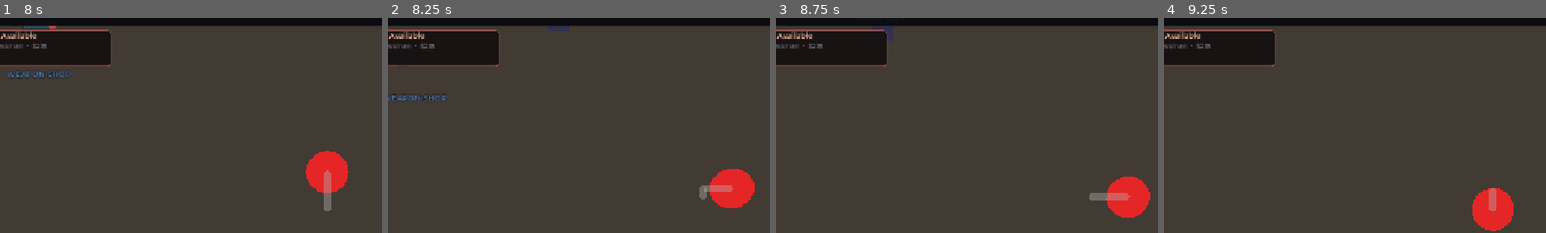
Above: before the commit, frames 1-4 (left to right).
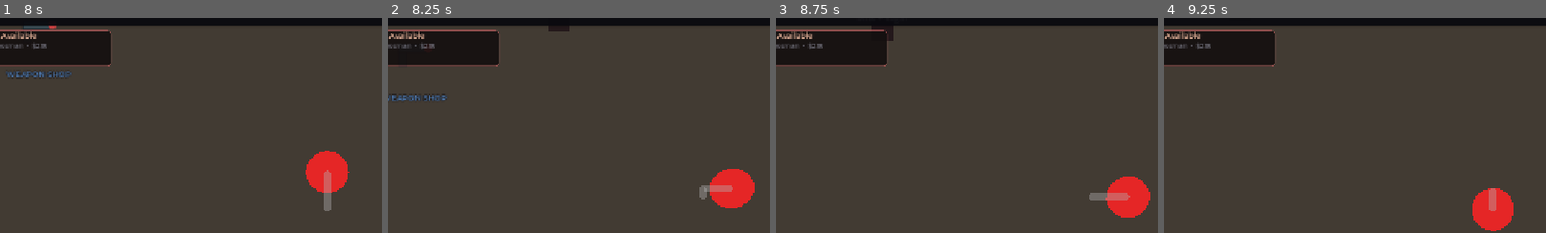
Above: after the commit, the same moments.

Repository: coyote321/BobaGame
Game: Godot game, scene res://Scenes/MainMenu.tscn
Two runs of this game, one before a commit and one after it. Both use one fixed random seed, a clock stepped at 60 frames per second and the inputs below. Sound files missing from this copy of the repository are replaced by a short silence.
Inputs (mouse positions are % of the whole screen's width and height, from its top left):
- Up to frame 1 (8 s): click "PLAY" at 0.5 s; tap Enter at 1.25 s; move the mouse to (72, 45) at 1.27 s; hold D (move_right) 1.28-2.03 s; tap G (ability) at 1.35 s; click (72, 45) at 1.42 s; move the mouse to (30, 55) at 2.02 s; hold S (move_down) 2.03-2.78 s; right-click (30, 55) at 2.1 s; move the mouse to (60, 28) at 2.77 s; hold D (move_right) 2.78-3.53 s; hold Ctrl (crouch) 2.78-3.53 s; move the mouse to (45, 70) at 3.52 s; hold W (move_up) 3.53-4.28 s; tap E (interact) at 3.6 s; click (45, 70) at 3.67 s; move the mouse to (80, 65) at 4.27 s; hold Shift (sprint) 4.28-5.03 s; hold A (move_left) 4.28-5.78 s; move the mouse to (20, 35) at 5.02 s; tap 1 (weapon_1) at 5.1 s; move the mouse to (55, 50) at 5.77 s; hold S (move_down) 5.78-6.53 s; tap 2 (weapon_2) at 5.85 s; click (55, 50) at 5.92 s; move the mouse to (35, 25) at 6.52 s; hold D (move_right) 6.53-7.28 s; tap 3 (weapon_3) at 6.6 s; move the mouse to (72, 45) at 7.27 s; hold W (move_up) from 7.28 s (still down); tap B at 7.35 s
- Up to frame 2 (8.25 s): move the mouse to (30, 55) at 8.02 s; release W (move_up) at 8.03 s; hold D (move_right) from 8.03 s (still down); tap G (ability) at 8.1 s; click (30, 55) at 8.17 s
- Up to frame 3 (8.75 s): keep holding D (move_right)
- Up to frame 4 (9.25 s): move the mouse to (60, 28) at 8.77 s; release D (move_right) at 8.78 s; hold S (move_down) from 8.78 s (still down); hold Right mouse button (aim) from 8.78 s (still down)
The pictures show only the part of the screen within x 7-57%, y 8-58%; the shares and areas given below are measured in that part.

Frame 1 is identical in both runs. In frame 2, 0.1% of the frame differs, in the area x 42-48%, y 3-7%; in frame 3, 0.2%, in the area x 25-31%, y 3-11%; in frame 4, less than 0.1%.

Commit message:
added 3 levels

Diff:
--- /dev/null
+++ b/Scenes/EnemyElite.tscn
@@ -0,0 +1,30 @@
+[gd_scene load_steps=4 format=3 uid="uid://enemy_elite_123"]
+
+[ext_resource type="Script" path="res://Scripts/EnemyEliteAI.gd" id="1_script"]
+[ext_resource type="PackedScene" path="res://Scenes/HealthBar.tscn" id="3_healthbar"]
+
+[sub_resource type="CircleShape2D" id="CircleShape2D_enemy"]
+radius = 28.0
+
+[node name="EnemyElite" type="CharacterBody2D"]
+collision_layer = 4
+collision_mask = 7
+script = ExtResource("1_script")
+
+[node name="Body" type="ColorRect" parent="."]
+offset_left = -23.0
+offset_top = -23.0
+offset_right = 23.0
+offset_bottom = 23.0
+color = Color(0.85, 0.18, 0.18, 1)
+
+[node name="CollisionShape2D" type="CollisionShape2D" parent="."]
+shape = SubResource("CircleShape2D_enemy")
+
+[node name="HealthBar" parent="." instance=ExtResource("3_healthbar")]
+offset_left = -28.0
+offset_top = -48.0
+offset_right = 28.0
+offset_bottom = -38.0
+max_value = 120.0
+value = 120.0
--- /dev/null
+++ b/Scenes/MissionScene2.tscn
@@ -0,0 +1,112 @@
+[gd_scene load_steps=10 format=3 uid="uid://mission2_456"]
+
+[ext_resource type="Script" uid="uid://bx34agcu58124" path="res://Scripts/MissionManager.gd" id="1_manager"]
+[ext_resource type="PackedScene" uid="uid://player123" path="res://Scenes/Player.tscn" id="2_player"]
+[ext_resource type="PackedScene" uid="uid://enemy123" path="res://Scenes/Enemy.tscn" id="3_enemy"]
+[ext_resource type="PackedScene" uid="uid://wall123" path="res://Scenes/Wall.tscn" id="4_wall"]
+[ext_resource type="PackedScene" uid="uid://by8ejuwjj3axa" path="res://Scenes/Enemy2.tscn" id="5_enemy2"]
+[ext_resource type="PackedScene" uid="uid://c8ungd4jd7yww" path="res://Scenes/HUD.tscn" id="6_hud"]
+[ext_resource type="PackedScene" path="res://Scenes/BobaHealingPotion.tscn" id="7_boba_heal"]
+[ext_resource type="PackedScene" path="res://Scenes/FlamethrowerPickup.tscn" id="8_flame"]
+[ext_resource type="PackedScene" uid="uid://enemy_elite_123" path="res://Scenes/EnemyElite.tscn" id="9_elite"]
+
+[node name="MissionScene2" type="Node2D"]
+script = ExtResource("1_manager")
+
+[node name="Background" type="CanvasLayer" parent="."]
+layer = -1
+
+[node name="ColorRect" type="ColorRect" parent="Background"]
+anchors_preset = 15
+anchor_right = 1.0
+anchor_bottom = 1.0
+color = Color(0.35, 0.32, 0.38, 1)
+
+[node name="Player" parent="." instance=ExtResource("2_player")]
+position = Vector2(200, 600)
+
+[node name="Enemies" type="Node2D" parent="."]
+
+[node name="Grunt1" parent="Enemies" instance=ExtResource("3_enemy")]
+position = Vector2(600, 150)
+
+[node name="Grunt2" parent="Enemies" instance=ExtResource("3_enemy")]
+position = Vector2(900, 300)
+
+[node name="Grunt3" parent="Enemies" instance=ExtResource("3_enemy")]
+position = Vector2(350, 400)
+
+[node name="Grunt4" parent="Enemies" instance=ExtResource("3_enemy")]
+position = Vector2(1100, 550)
+
+[node name="Elite1" parent="Enemies" instance=ExtResource("9_elite")]
+position = Vector2(750, 450)
+
+[node name="Elite2" parent="Enemies" instance=ExtResource("9_elite")]
+position = Vector2(500, 250)
+
+[node name="Elite3" parent="Enemies" instance=ExtResource("9_elite")]
+position = Vector2(1000, 150)
+
+[node name="Tank1" parent="Enemies" instance=ExtResource("5_enemy2")]
+position = Vector2(300, 150)
+
+[node name="Tank2" parent="Enemies" instance=ExtResource("5_enemy2")]
+position = Vector2(1050, 400)
+
+[node name="MiniBoss" parent="Enemies" instance=ExtResource("5_enemy2")]
+position = Vector2(900, 600)
+scale = Vector2(1.4, 1.4)
+
+[node name="Walls" type="Node2D" parent="."]
+
+[node name="WallTop" parent="Walls" instance=ExtResource("4_wall")]
+position = Vector2(640, 20)
+scale = Vector2(22, 1)
+
+[node name="WallBottom" parent="Walls" instance=ExtResource("4_wall")]
+position = Vector2(640, 780)
+scale = Vector2(22, 1)
+
+[node name="WallLeft" parent="Walls" instance=ExtResource("4_wall")]
+position = Vector2(20, 400)
+scale = Vector2(1, 13)
+
+[node name="WallRight" parent="Walls" instance=ExtResource("4_wall")]
+position = Vector2(1260, 400)
+scale = Vector2(1, 13)
+
+[node name="CoverA" parent="Walls" instance=ExtResource("4_wall")]
+position = Vector2(400, 200)
+scale = Vector2(2, 3)
+
+[node name="CoverB" parent="Walls" instance=ExtResource("4_wall")]
+position = Vector2(700, 350)
+scale = Vector2(1, 4)
+
+[node name="CoverC" parent="Walls" instance=ExtResource("4_wall")]
+position = Vector2(550, 550)
+scale = Vector2(3, 1)
+
+[node name="CoverD" parent="Walls" instance=ExtResource("4_wall")]
+position = Vector2(950, 250)
+scale = Vector2(1, 3)
+
+[node name="CoverE" parent="Walls" instance=ExtResource("4_wall")]
+position = Vector2(250, 500)
+scale = Vector2(2, 1)
+
+[node name="CoverF" parent="Walls" instance=ExtResource("4_wall")]
+position = Vector2(1100, 650)
+scale = Vector2(2, 2)
+
+[node name="HUD" parent="." instance=ExtResource("6_hud")]
+
+[node name="BobaHeal1" parent="." instance=ExtResource("7_boba_heal")]
+position = Vector2(150, 350)
+
+[node name="BobaHeal2" parent="." instance=ExtResource("7_boba_heal")]
+position = Vector2(800, 700)
+
+[node name="FlamethrowerPickup" parent="." instance=ExtResource("8_flame")]
+position = Vector2(640, 500)
--- a/Scripts/Customer.gd
+++ b/Scripts/Customer.gd
@@ -18,7 +18,21 @@
 
 func _ready():
 	if is_secret_agent:
-		body_sprite.color = Color(0.2, 0.2, 0.3)
+		body_sprite.color = Color(0.15, 0.12, 0.2)
+		# Add a pulsing gold outline effect
+		var glow_tween = create_tween().set_loops()
+		glow_tween.tween_property(body_sprite, "modulate", Color(1.2, 1.0, 0.6), 0.8)
+		glow_tween.tween_property(body_sprite, "modulate", Color(0.8, 0.7, 0.5), 0.8)
+		# Add a visible label above the customer
+		var agent_label = Label.new()
+		agent_label.text = "⚑ SECRET"
+		agent_label.horizontal_alignment = HORIZONTAL_ALIGNMENT_CENTER
+		agent_label.position = Vector2(-40, -50)
+		agent_label.add_theme_font_size_override("font_size", 11)
+		agent_label.add_theme_color_override("font_color", Color(1.0, 0.85, 0.3))
+		agent_label.add_theme_color_override("font_outline_color", Color(0, 0, 0, 0.9))
+		agent_label.add_theme_constant_override("outline_size", 3)
+		add_child(agent_label)
 	else:
 		body_sprite.color = Color(randf_range(0.5, 1.0), randf_range(0.5, 1.0), randf_range(0.5, 1.0))
 
--- a/Scripts/EndScreen.gd
+++ b/Scripts/EndScreen.gd
@@ -28,7 +28,7 @@
 	var fade = create_tween()
 	fade.tween_property(self, "modulate:a", 0.0, 0.3)
 	await fade.finished
-	get_tree().change_scene_to_file("res://Scenes/MissionScene.tscn")
+	get_tree().change_scene_to_file(GameManager.get_mission_scene())
 
 func _on_main_menu_pressed():
 	var fade = create_tween()
--- /dev/null
+++ b/Scripts/EnemyEliteAI.gd
@@ -0,0 +1,40 @@
+extends "res://Scripts/EnemyBase.gd"
+## Elite melee enemy (red) — faster, stronger, and more aggressive than the
+## standard grunt. Used in Level 2+ missions.
+
+func _ready():
+	# ── Stat overrides ──
+	max_health = 120.0
+	speed = 220.0
+	chase_speed = 340.0
+	attack_damage = 12.0
+	detection_range = 320.0
+	attack_range = 90.0
+	_body_color = Color(0.85, 0.18, 0.18, 1)
+	_body_size = Vector2(46, 46)
+	_body_offset = Vector2(-23, -23)
+	_patrol_extent = Vector2(140, 70)
+	_idle_wait_range = Vector2(0.5, 1.5)
+	_alert_icon_text = "⚠"
+	_alert_font_size = 22
+	_alert_offset = Vector2(-10, -65)
+	_alert_blink_multiplier = 6.0
+	_xp_reward = 50
+	_xp_reward_target = 200
+	_money_reward = 20
+
+	# Call the shared base _ready
+	super._ready()
+
+# ── Override: double-lunge attack for extra aggression ───────────────────
+func perform_attack():
+	if player and player.has_method("take_damage"):
+		player.take_damage(attack_damage)
+
+		var lunge_dir = (player.global_position - global_position).normalized()
+		var original_pos = position
+		var tween = create_tween()
+		tween.tween_property(self, "position", original_pos + lunge_dir * 30, 0.06)
+		tween.tween_property(self, "position", original_pos + lunge_dir * 10, 0.04)
+		tween.tween_property(self, "position", original_pos + lunge_dir * 25, 0.05)
+		tween.tween_property(self, "position", original_pos, 0.07)
--- a/Scripts/GameManager.gd
+++ b/Scripts/GameManager.gd
@@ -175,6 +175,7 @@
 var target_order_received: bool = false
 var current_contract: Dictionary = {}
 var contracts_completed: int = 0
+var missions_completed: int = 0
 var daily_earnings: int = 0
 var customers_served_today: int = 0
 
@@ -360,53 +361,42 @@
 
 
 const MISSION_CATALOG := [
-	{"type": "extermination", "label": "Extermination", "desc": "Eliminate every enemy in the zone.",
-	 "base_reward": 60, "base_xp": 40, "unlock_level": 1, "unlock_contracts": 0,
+	{"type": "extermination", "label": "Street Sweep", "desc": "Clear out a back-alley hideout.",
+	 "scene": "res://Scenes/MissionScene.tscn",
+	 "reward_money": 60, "reward_xp": 40, "unlock_missions": 0,
 	 "color": Color(0.45, 0.72, 1.0)},
-	{"type": "timed_hunt", "label": "Timed Hunt", "desc": "Clear all enemies before the timer hits zero.",
-	 "base_reward": 95, "base_xp": 65, "time_limit": 60.0, "unlock_level": 1, "unlock_contracts": 1,
+	{"type": "timed_hunt", "label": "Warehouse Raid", "desc": "Storm the warehouse before reinforcements arrive.",
+	 "scene": "res://Scenes/MissionScene2.tscn",
+	 "reward_money": 100, "reward_xp": 70, "time_limit": 60.0, "unlock_missions": 1,
 	 "color": Color(1.0, 0.7, 0.3)},
-	{"type": "boss_hunt", "label": "Boss Hunt", "desc": "Take down a fortified mini-boss and its guards.",
-	 "base_reward": 140, "base_xp": 100, "unlock_level": 2, "unlock_contracts": 2,
+	{"type": "boss_hunt", "label": "Boss Takedown", "desc": "Infiltrate the arena and eliminate the boss.",
+	 "scene": "res://Scenes/MissionScene3.tscn",
+	 "reward_money": 160, "reward_xp": 110, "unlock_missions": 2,
 	 "color": Color(1.0, 0.3, 0.4)},
-	{"type": "survival", "label": "Survival", "desc": "Outlast 3 waves of spawning enemies.",
-	 "base_reward": 180, "base_xp": 120, "unlock_level": 2, "unlock_contracts": 3,
-	 "waves": 3, "time_limit": 120.0,
+	{"type": "survival", "label": "Last Stand", "desc": "Hold out against 3 waves in the compound.",
+	 "scene": "res://Scenes/MissionScene4.tscn",
+	 "reward_money": 200, "reward_xp": 140, "waves": 3, "time_limit": 120.0, "unlock_missions": 3,
 	 "color": Color(0.7, 0.45, 1.0)},
 ]
 
 func get_available_missions() -> Array:
 	var result := []
+	var total_done := contracts_completed + missions_completed
 	for entry in MISSION_CATALOG:
-		var max_tier := _max_unlocked_tier(entry)
-		if max_tier < 1:
+		if total_done < entry.get("unlock_missions", 0):
 			continue
-		for tier in range(1, max_tier + 1):
-			var card = entry.duplicate()
-			card["tier"] = tier
-			card["reward_money"] = int(entry["base_reward"] * _tier_reward_mult(tier))
-			card["reward_xp"] = int(entry["base_xp"] * _tier_reward_mult(tier))
-			if entry.has("time_limit"):
-				card["time_limit"] = entry["time_limit"] - (tier - 1) * 10.0
-				if card["time_limit"] < 30.0:
-					card["time_limit"] = 30.0
-			result.append(card)
+		var card = entry.duplicate()
+		card["tier"] = 1
+		result.append(card)
 	return result
 
-func _max_unlocked_tier(entry: Dictionary) -> int:
-	if level < entry.get("unlock_level", 1):
-		return 0
-	if contracts_completed < entry.get("unlock_contracts", 0):
-		return 0
-	var base_tier := 1
-	if contracts_completed >= 5:
-		base_tier = 3
-	elif contracts_completed >= 2:
-		base_tier = 2
-	return base_tier
-
-func _tier_reward_mult(tier: int) -> float:
-	return 1.0 + (tier - 1) * 0.5
+## Returns the scene path for the current mission profile.
+func get_mission_scene() -> String:
+	var scene = mission_profile.get("scene", "")
+	if scene != "":
+		return scene
+	# Fallback for contract missions — use the first available scene
+	return "res://Scenes/MissionScene.tscn"
 
 func build_mission_profile(type: String, tier: int, reward_money: int, reward_xp: int, time_limit: float = 0.0, contract_target: String = "", waves: int = 0) -> Dictionary:
 	return {
@@ -418,6 +408,8 @@
 		"contract_target_name": contract_target,
 		"waves": waves,
 	}
+
+
 
 func tier_difficulty_scale(tier: int) -> float:
 
@@ -552,6 +544,7 @@
 	target_order_received = false
 	current_contract = {}
 	contracts_completed = 0
+	missions_completed = 0
 	daily_earnings = 0
 	customers_served_today = 0
 	mission_profile = {}
--- a/Scripts/MissionManager.gd
+++ b/Scripts/MissionManager.gd
@@ -23,6 +23,7 @@
 
 var _enemy_scene: PackedScene = preload("res://Scenes/Enemy.tscn")
 var _tank_scene: PackedScene = preload("res://Scenes/Enemy2.tscn")
+var _elite_scene: PackedScene = preload("res://Scenes/EnemyElite.tscn")
 
 func _ready():
 	if GameManager.current_phase != "MISSION":
@@ -97,7 +98,13 @@
 		enemy.setup_visuals()
 
 func _spawn_extra_enemy(is_tank: bool) -> void:
-	var scene = _tank_scene if is_tank else _enemy_scene
+	var scene: PackedScene
+	if is_tank:
+		scene = _tank_scene
+	elif mission_tier >= 2 and randf() < 0.5:
+		scene = _elite_scene
+	else:
+		scene = _enemy_scene
 	var e = scene.instantiate()
 	var pos = Vector2(randf_range(150, 1100), randf_range(120, 600))
 	e.position = pos
@@ -128,8 +135,17 @@
 	waves_spawned += 1
 	var tanks: int = 0 if waves_spawned == 1 else mini(2, waves_spawned - 1)
 	var grunts: int = 3 + waves_spawned
+	var elites: int = 0
+	if mission_tier >= 2:
+		elites = mini(waves_spawned, 3)
+		grunts = maxi(grunts - elites, 2)
 	for i in range(grunts):
 		_spawn_extra_enemy(false)
+	for i in range(elites):
+		var e = _elite_scene.instantiate()
+		e.position = Vector2(randf_range(150, 1100), randf_range(120, 600))
+		enemies_container.add_child(e)
+		_apply_difficulty_scale(e, GameManager.tier_difficulty_scale(mission_tier))
 	for i in range(tanks):
 		_spawn_extra_enemy(true)
 
@@ -253,6 +269,7 @@
 
 	GameManager.add_xp(reward_xp)
 	GameManager.add_money(reward_money)
+	GameManager.missions_completed += 1
 	GameManager.update_quest_progress("complete_mission", 1)
 	if mission_type == "boss_hunt":
 		GameManager.update_quest_progress("boss_hunt", 1)
--- a/Scripts/ShopController.gd
+++ b/Scripts/ShopController.gd
@@ -307,4 +307,4 @@
 
 func _on_start_mission_pressed():
 	GameManager.start_mission()
-	get_tree().change_scene_to_file("res://Scenes/MissionScene.tscn")
+	get_tree().change_scene_to_file(GameManager.get_mission_scene())
--- a/Scripts/ShopManager.gd
+++ b/Scripts/ShopManager.gd
@@ -128,6 +128,15 @@
 		if Input.is_action_just_pressed("weapon_" + str(i)):
 			_select_hotbar_slot(i)
 			break
+
+	# DEBUG: Press F9 to max out stats (remove before release)
+	if Input.is_key_pressed(KEY_F9):
+		GameManager.money = 99999
+		GameManager.xp = 0
+		GameManager.level = 10
+		GameManager.missions_completed = 10
+		GameManager.contracts_completed = 10
+		print("DEBUG: Admin mode activated — max stats granted")
 
 
 func _make_sfx(stream: AudioStream, volume: float = 0.0, bus: StringName = &"SFX", autoplay: bool = false) -> AudioStreamPlayer:
@@ -980,7 +989,7 @@
 		int(m.get("waves", 0))
 	)
 	GameManager.start_mission()
-	get_tree().change_scene_to_file("res://Scenes/MissionScene.tscn")
+	get_tree().change_scene_to_file(GameManager.get_mission_scene())
 
 func _on_start_contract_mission():
 	var contract = GameManager.current_contract
@@ -988,7 +997,7 @@
 	GameManager.mission_profile = GameManager.build_mission_profile(
 		"assassination", 1, reward, 50, 0.0, contract.get("target", ""))
 	GameManager.start_mission()
-	get_tree().change_scene_to_file("res://Scenes/MissionScene.tscn")
+	get_tree().change_scene_to_file(GameManager.get_mission_scene())
 
 
 var lbl_mix: Label
@@ -1301,7 +1310,7 @@
 			GameManager.mission_profile = GameManager.build_mission_profile(
 				"assassination", 1, c.get("reward", 100), 50, 0.0, c.get("target", ""))
 			GameManager.start_mission()
-			get_tree().change_scene_to_file("res://Scenes/MissionScene.tscn")
+			get_tree().change_scene_to_file(GameManager.get_mission_scene())
 		)
 		btn_row.add_child(mission_btn)
 
Not shown, added: Scripts/EnemyEliteAI.gd.uid
